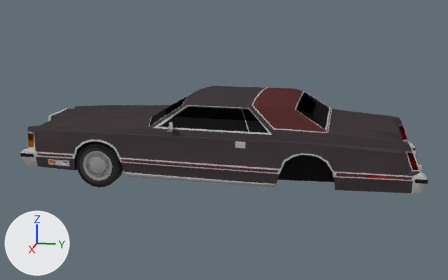
One commit to the Blender file Assets/Models/cars/Continental/Continental.blend: the scene before it, then after it.
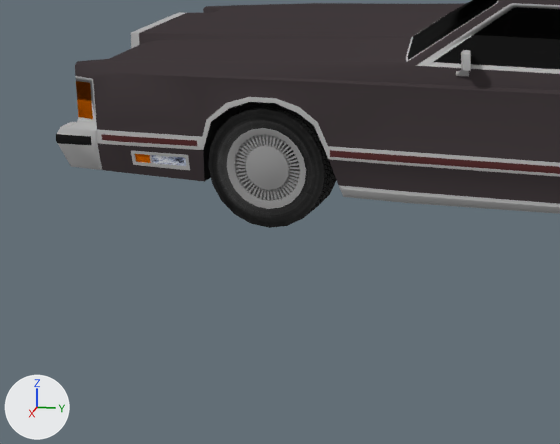
The first picture shows the older version from a camera (50 mm lens) standing at (8.67, 2.06, 2.09) and looking at (-0.02, 0.33, -0.09). The close-ups show both versions on the part from 0% to 46% of the width and 37% to 95% of the height of that picture. Every picture has the same lights, and +X, +Y and +Z are marked at lower left.

Names of what the first close-up shows: 'Body', 'Wheel'.
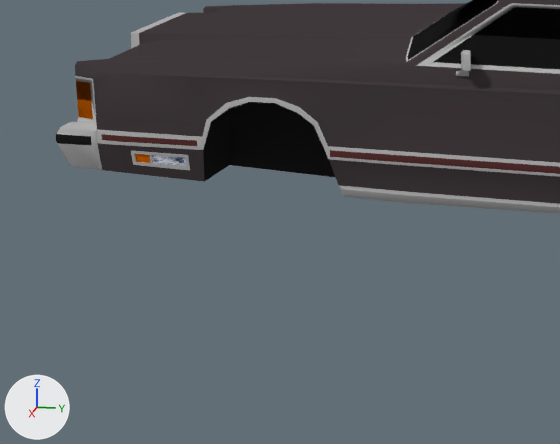
The edits, one by one:
Object 'Wheel' (ob_wheel) is deleted.

Where the change shows, as pixel boxes (x1, y1, x2, y2) in the close-ups (560 x 444 px):
'Wheel', deleted: before (208, 102, 336, 228)
